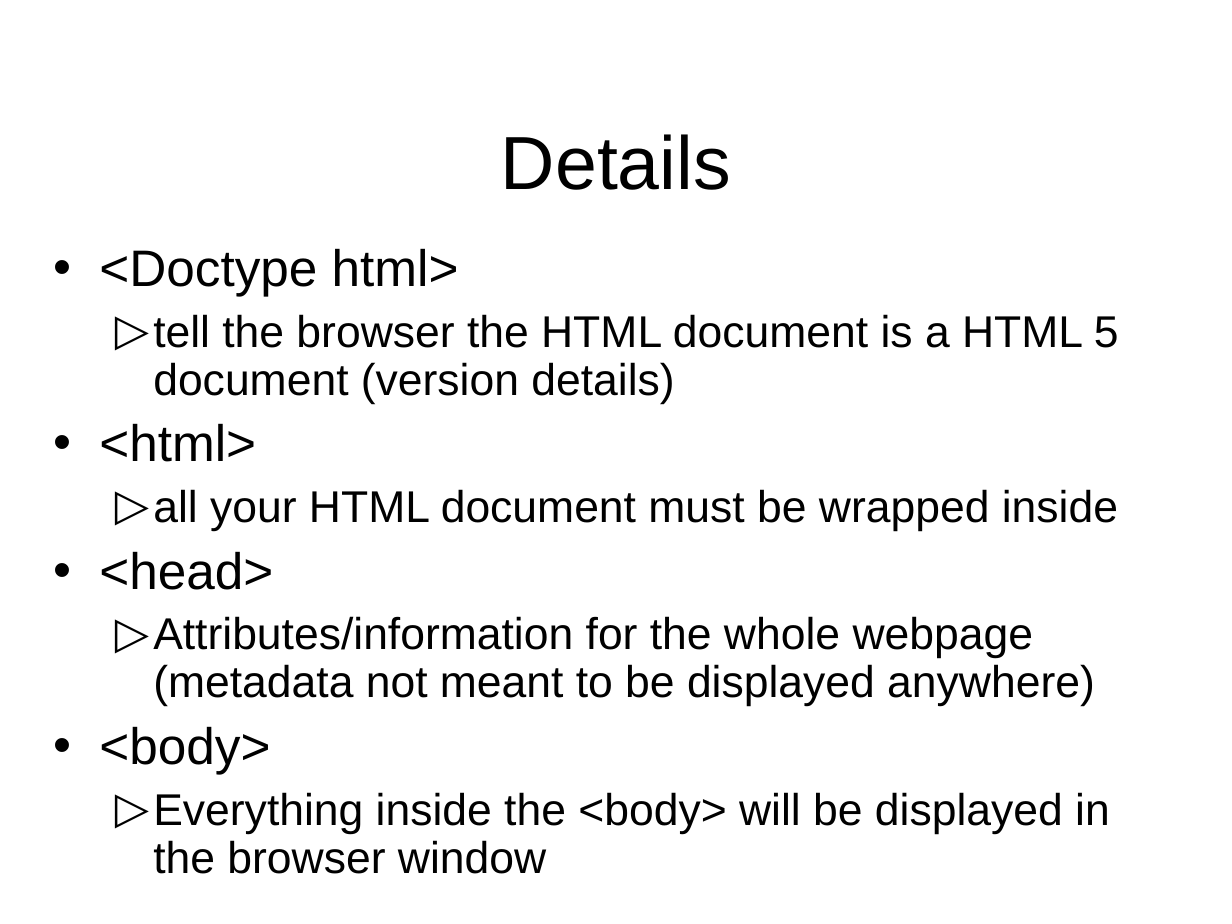
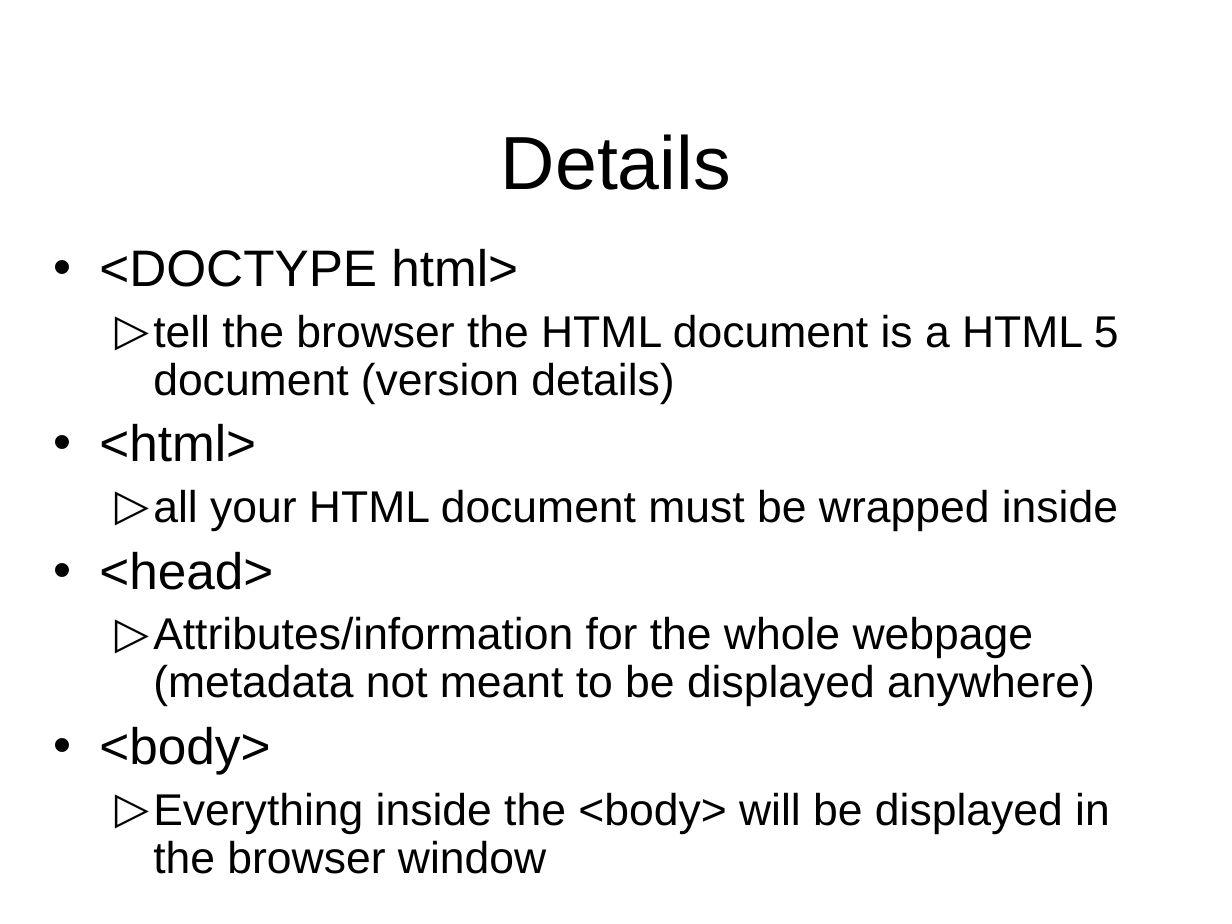
Before and after one commit to octaviordz/zjnu2017.github.io, a slide deck: slide 26 of WAD/lectures/010--Introduction.ppt. Drawn at 1232x924 pixels with LibreOffice and Linux fonts; fonts in the diff are those of the drawing. Boxes give left, top, right and bottom in pixels: in the first picture for what was removed or moved away, otherwise in the second. Text is boxed around its words. In the diff, an @@ line names an element or a change of style, - is before the commit and + after.

```diff
--- a/WAD/lectures/010--Introduction.ppt
+++ b/WAD/lectures/010--Introduction.ppt
@@ text at (99, 248, 518, 287): text changed @@
-• <Doctype html>
+• <DOCTYPE html>
```
Also in this commit, not shown: 8 other slides changed, 1 other file.
